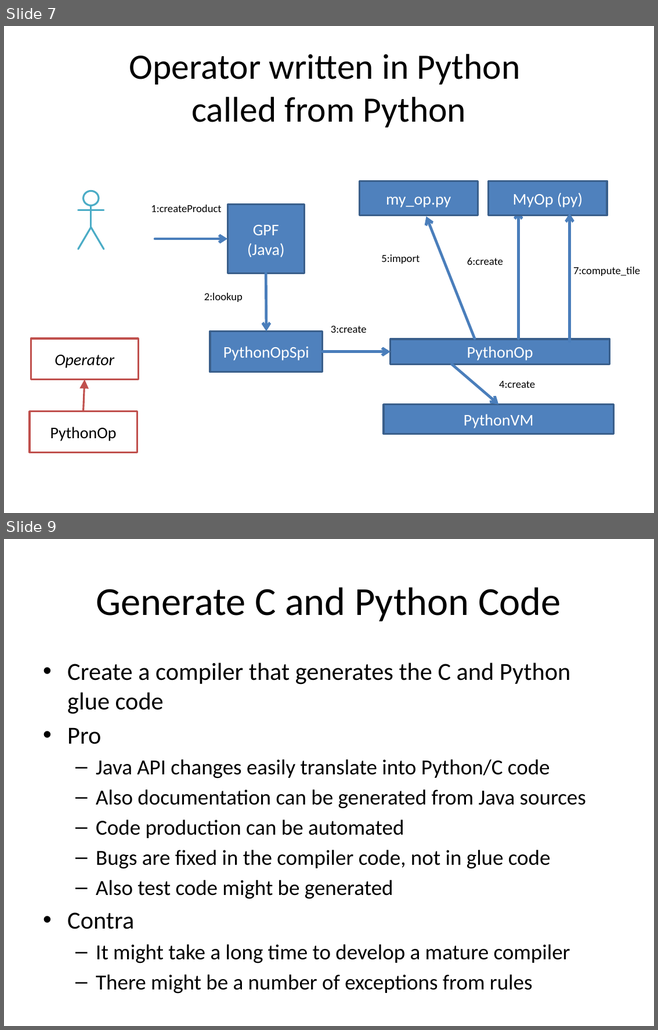
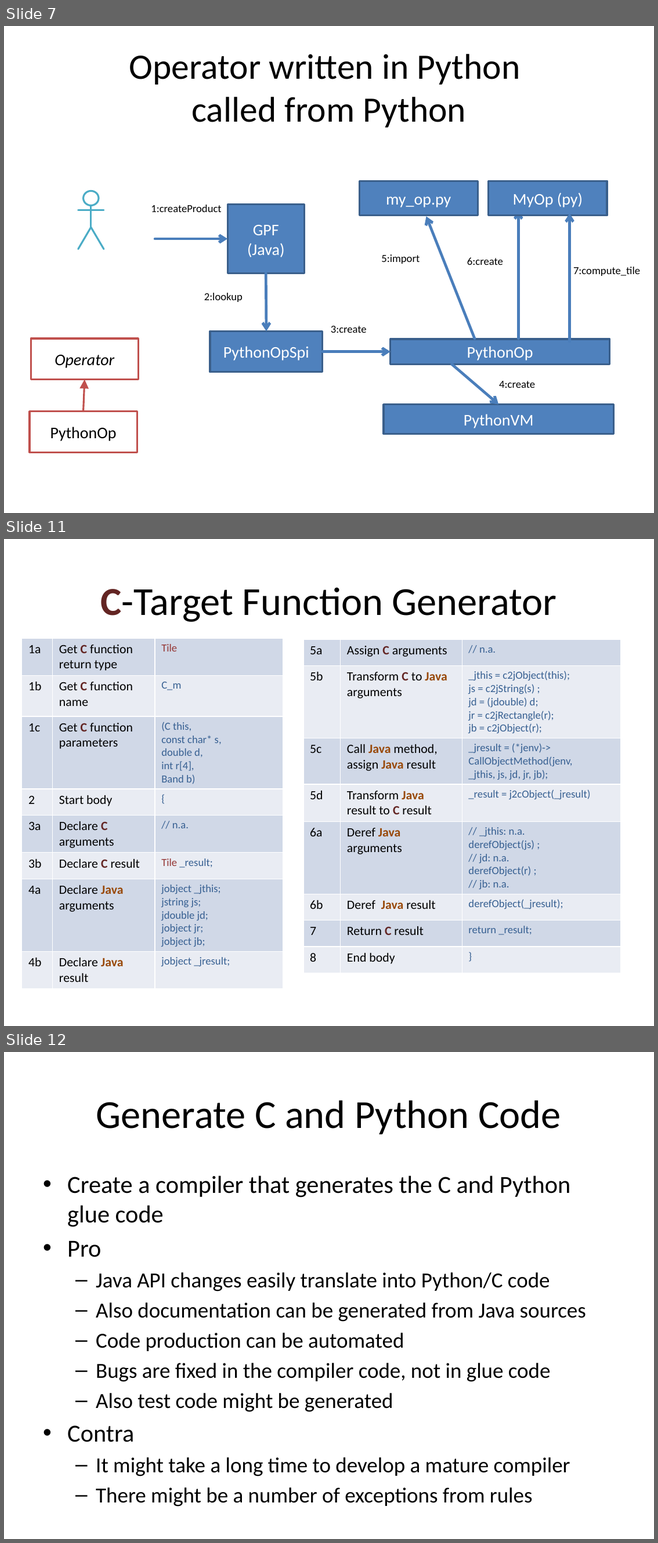
Before and after one commit to bcdev/beam-extapi, a slide deck: docs/beam-extapi.pptx. Shown one above the other, each under a label of ours: slides 7 and 9 before the commit, slides 7, 11 and 12 after it; the slides between them are not shown. The pictures are 658x1030 and 658x1543 pixels, drawn with LibreOffice and Linux fonts; fonts in the diff are those of the drawing. Boxes give left, top, right and bottom in pixels: in the first picture for what was removed or moved away, otherwise in the second. Text is boxed around its words. In the diff, an @@ line names an element or a change of style, - is before the commit and + after.

Commit message:
Added details about C and Py function code generation

```diff
--- a/docs/beam-extapi.pptx
+++ b/docs/beam-extapi.pptx
@@ slide 11 added at bbox=[4, 539, 654, 1026], background #FFFFFF @@
@@ title added at bbox=[100, 587, 557, 622], 44 pt, text #000000 @@
+C-Target Function Generator
@@ table added at bbox=[22, 638, 282, 985], 8 rows, 3 columns @@
+1a | Get C function return type | Tile
+1b | Get C function name | C_m
+1c | Get C function parameters | (C this, / const char* s, / double d, / int r[4], / Band b)
+2 | Start body | {
+3a | Declare C arguments | // n.a.
+3b | Declare C result | Tile _result;
+4a | Declare Java arguments | jobject _jthis; / jstring js; / jdouble jd; / jobject jr; / jobject jb;
+4b | Declare Java result | jobject _jresult;
@@ table added at bbox=[303, 640, 621, 971], 8 rows, 3 columns @@
+5a | Assign C arguments | // n.a.
+5b | Transform C to Java arguments | _jthis = c2jObject(this); / js = c2jString(s) ; / jd = (jdouble) d; / jr = c2jRectangle(r); / jb = c2jObject(r);
+5c | Call Java method, assign Java result | _jresult = (*jenv)-> / CallObjectMethod(jenv, / _jthis, js, jd, jr, jb);
+5d | Transform Java result to C result | _result = j2cObject(_jresult)
+6a | Deref Java arguments | // _jthis: n.a. / derefObject(js) ; / // jd: n.a. / derefObject(r) ; / // jb: n.a.
+6b | Deref Java result | derefObject(_jresult);
+7 | Return C result | return _result;
+8 | End body | }
@@ what was slide 9 is now slide 12 @@
```
Also in this commit, not shown: 1 slide changed, 2 other slides added, 1 slide removed.
